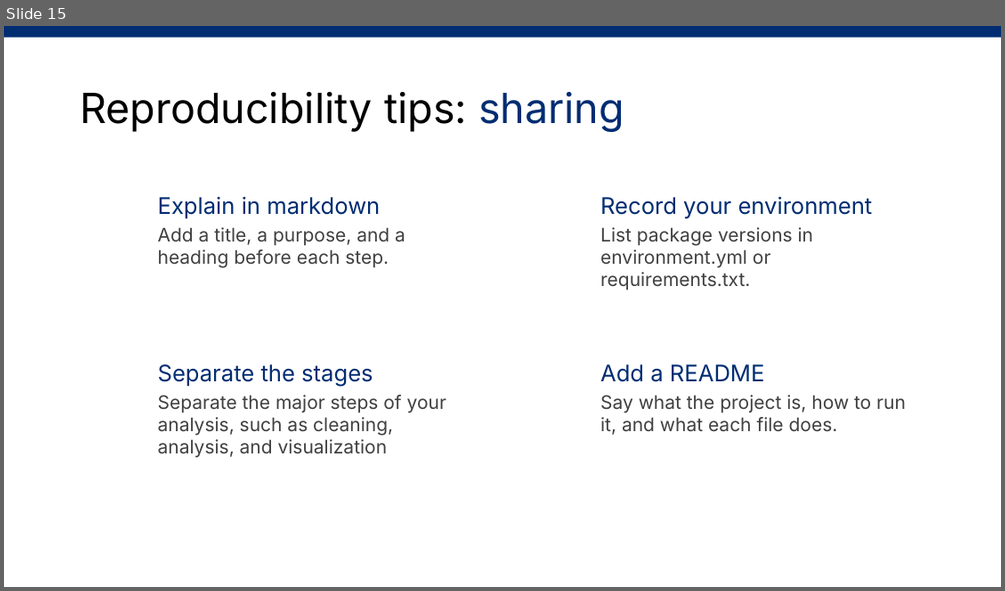
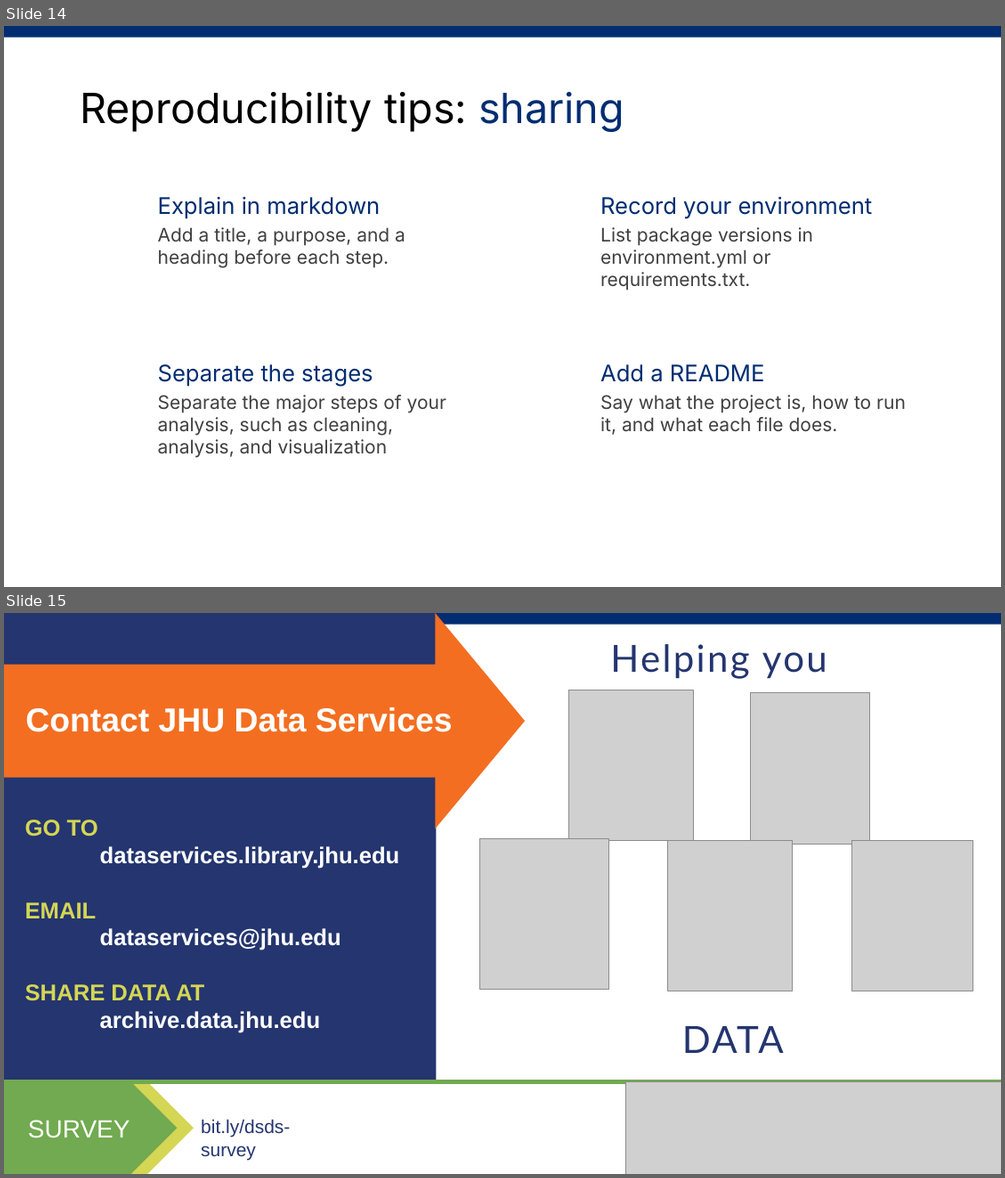
Before and after one commit to jhu-data-services/introduction-to-jupyter, a slide deck: PresentationMaterials/introduction-to-jupyter.pptx. Shown one above the other, each under a label of ours: slide 15 before the commit, slides 14 and 15 after it. The pictures are 1005x591 and 1005x1178 pixels, drawn with LibreOffice and Linux fonts; fonts in the diff are those of the drawing; grey boxes stand for pictures. Boxes give left, top, right and bottom in pixels: in the first picture for what was removed or moved away, otherwise in the second. Text is boxed around its words. In the diff, an @@ line names an element or a change of style, - is before the commit and + after.

```diff
--- a/PresentationMaterials/introduction-to-jupyter.pptx
+++ b/PresentationMaterials/introduction-to-jupyter.pptx
@@ slide 15 added at bbox=[4, 613, 1001, 1174], background #FFFFFF; not listed: 1 template element that a slide beside it also shows @@
@@ rectangle added at bbox=[4, 613, 437, 1082], fill #24356F @@
@@ right arrow added at bbox=[4, 613, 526, 828], fill #F36E21 @@
@@ text added at bbox=[610, 644, 827, 679], 36 pt, text #24356F @@
+Helping you
@@ picture added at bbox=[568, 690, 694, 840] @@
@@ text added at bbox=[25, 707, 453, 732], 32 pt, text #FFFFFF, bold @@
+Contact JHU Data Services
@@ picture added at bbox=[751, 693, 870, 844] @@
@@ text added at bbox=[25, 819, 400, 1033], 22 pt, text #FFFFFF, bold @@
+GO TO
+dataservices.library.jhu.edu
+EMAIL
+dataservices@jhu.edu
+SHARE DATA AT
+archive.data.jhu.edu
@@ picture added at bbox=[480, 839, 609, 989] @@
@@ picture added at bbox=[668, 840, 793, 990] @@
@@ picture added at bbox=[851, 840, 972, 990] @@
@@ text added at bbox=[682, 1026, 784, 1053], 36 pt, text #24356F @@
+DATA
@@ pentagon arrow added at bbox=[4, 1082, 194, 1174], fill #D4D654 @@
@@ line added from (4, 1082) to (1001, 1082), #71AA50 4.5 pt @@
@@ pentagon arrow added at bbox=[4, 1082, 177, 1174], fill #71AA50, 24 pt, text #FFFFFF @@
+SURVEY
@@ picture added at bbox=[626, 1082, 1001, 1174] @@
@@ text added at bbox=[201, 1119, 290, 1159], 18 pt, text #24356F @@
+bit.ly/dsds-survey
@@ what was slide 15 is now slide 14 @@
```
Also in this commit, not shown: 2 slides changed, 1 slide removed.
